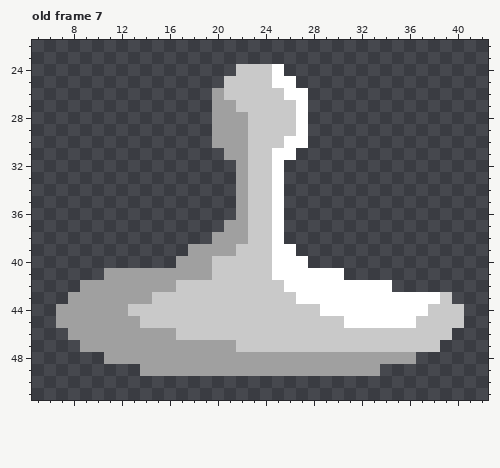
Edited in one commit: pixel-art file (Sprites/Pawns/Pawn_06/Pawn_06_Part_Body.aseprite). This is how it looked before the edit.
48x64 pixels, 8 frames. Shown: old frame 7: x 5..42, y 22..51. The commit also changed other frames, which this record leaves out.
The same view after the edit:
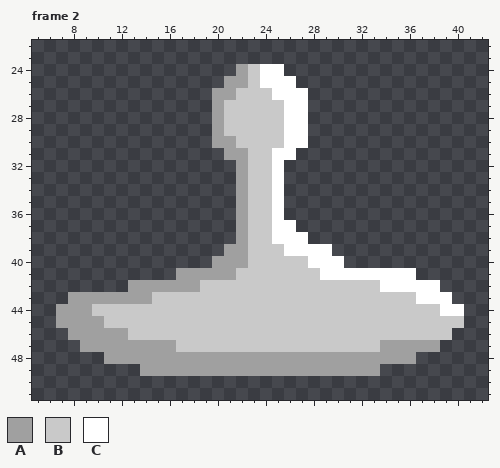
Palette (. is transparent): A #a0a0a0  B #c9c9c9  C #ffffff
Commit message: Working on Pawn 06 last update before 3.2.1 engine update
The edit:
frames 8 -> 6
--- frame 2 against old frame 7, layer "Layer 1"
@@ x 19..28 @@
 23 ..........
-24 ...BBBC...
-25 ..BBBBCC..
-26 .ABBBBBCC.
-27 .AABBBBBC.
-28 .AAABBBBC.
-29 .AAABBBBC.
-30 .AAABBBCC.
+24 ...ABCC...
+25 ..AABCCC..
+26 .AABBBCCC.
+27 .ABBBBBCC.
+28 .ABBBBBCC.
+29 .ABBBBBCC.
+30 .AABBBBCC.
 31 ..AABBCC..
@@ x 5..42 @@
 36 .................ABBC.................
-37 ................AABBC.................
-38 ...............AAABBC.................
-39 .............AAAABBBCC................
-40 ............AAABBBBBCCC...............
-41 ......AAAAAAAAABBBBBCCCCCC............
-42 ....AAAAAAAABBBBBBBBBCCCCCCCCC........
-43 ...AAAAAAABBBBBBBBBBBBCCCCCCCCCCCCB...
-44 ..AAAAAABBBBBBBBBBBBBBBBCCCCCCCCCBBB..
-45 ..AAAAAAABBBBBBBBBBBBBBBBBCCCCCCBBBB..
-46 ...AAAAAAAAABBBBBBBBBBBBBBBBBBBBBBB...
-47 ....AAAAAAAAAAAAABBBBBBBBBBBBBBBBB....
+37 .................ABBCC................
+38 .................ABBCCC...............
+39 ................AABBBCCCC.............
+40 ...............AAABBBBBCCC............
+41 ............AAAAABBBBBBBCCCCCCCC......
+42 ........AAAAAABBBBBBBBBBBBBBBCCCCC....
+43 ...AAAAAAABBBBBBBBBBBBBBBBBBBBBBCCC...
+44 ..AAABBBBBBBBBBBBBBBBBBBBBBBBBBBBBCC..
+45 ..AAAABBBBBBBBBBBBBBBBBBBBBBBBBBBBBB..
+46 ...AAAAABBBBBBBBBBBBBBBBBBBBBBBBBBB...
+47 ....AAAAAAAABBBBBBBBBBBBBBBBBAAAAA....
 48 ......AAAAAAAAAAAAAAAAAAAAAAAAAA......
